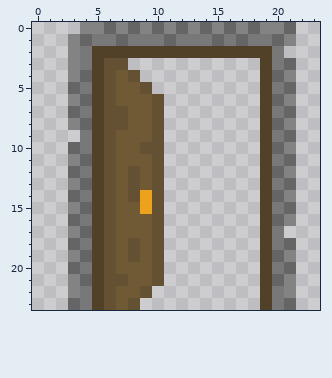
File history of a pixel-art sprite, Assets/Sprites/General/cenario-porta-3.png. The first picture shows the starting point.
The file is 24x24 pixels.
After:
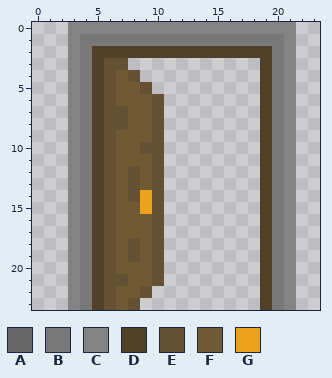
Palette (. is transparent): A #656565  B #787878  C #838383  D #514129  E #645032  F #705935  G #eca31b
The exact change:
Colour B replaces colour A in row 1 at x 4, 7, 11, 15, 17 and 20; in row 4 at x 4 and 20; in row 6 at x 4 and 20; in row 8 at x 4 and 20; in row 10 at x 20; in row 11 at x 4.
Colour B replaces colour A in row 12 at x 20; in row 13 at x 4; in row 14 at x 20; in row 15 at x 4; in row 16 at x 20; in row 17 at x 4.
Colour B replaces colour A in row 19 at x 4 and 20; in row 21 at x 4 and 20.
Colour C is added in row 0 at x 3; in row 2 at x 21; in row 9 at x 3; in row 17 at x 21.
Colour C replaces colour A in row 0 at x 6, 8, 10, 12, 14, 16, 18 and 21; in row 3 at x 21; in row 5 at x 3 and 21; in row 7 at x 3 and 21; in row 9 at x 21; in row 10 at x 3.
Colour C replaces colour A in row 11 at x 21; in row 12 at x 3; in row 13 at x 21; in row 14 at x 3; in row 15 at x 21; in row 16 at x 3.
Colour C replaces colour A in row 18 at x 3 and 21; in row 20 at x 3 and 21; in row 23 at x 3 and 21.
